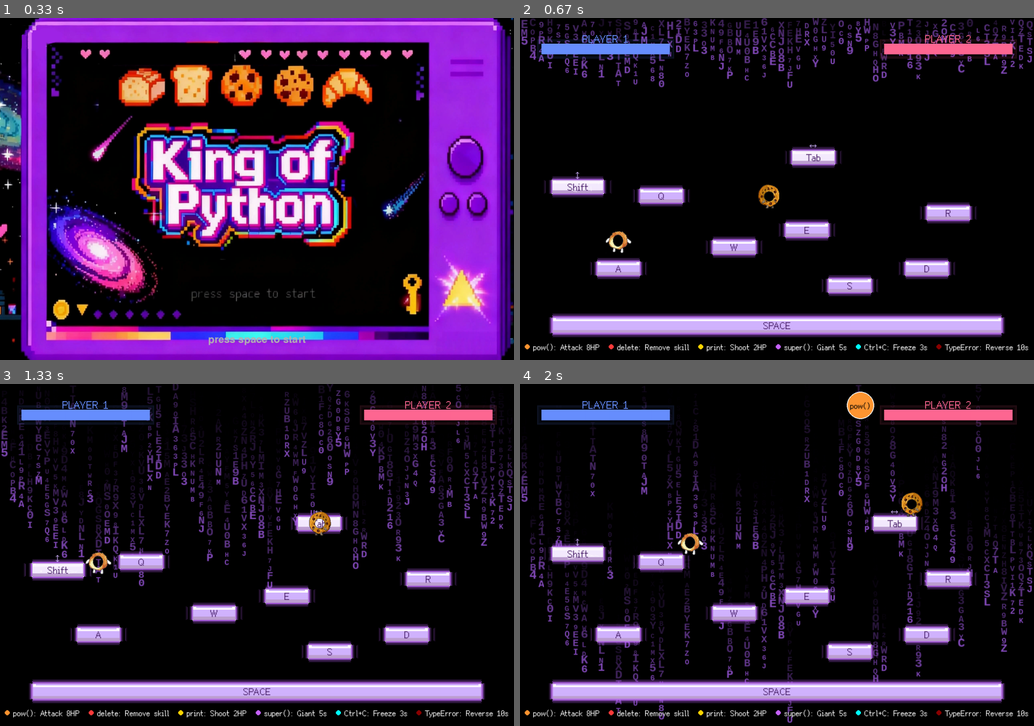
Above: before the commit, frames 1-4 (two rows, left to right).
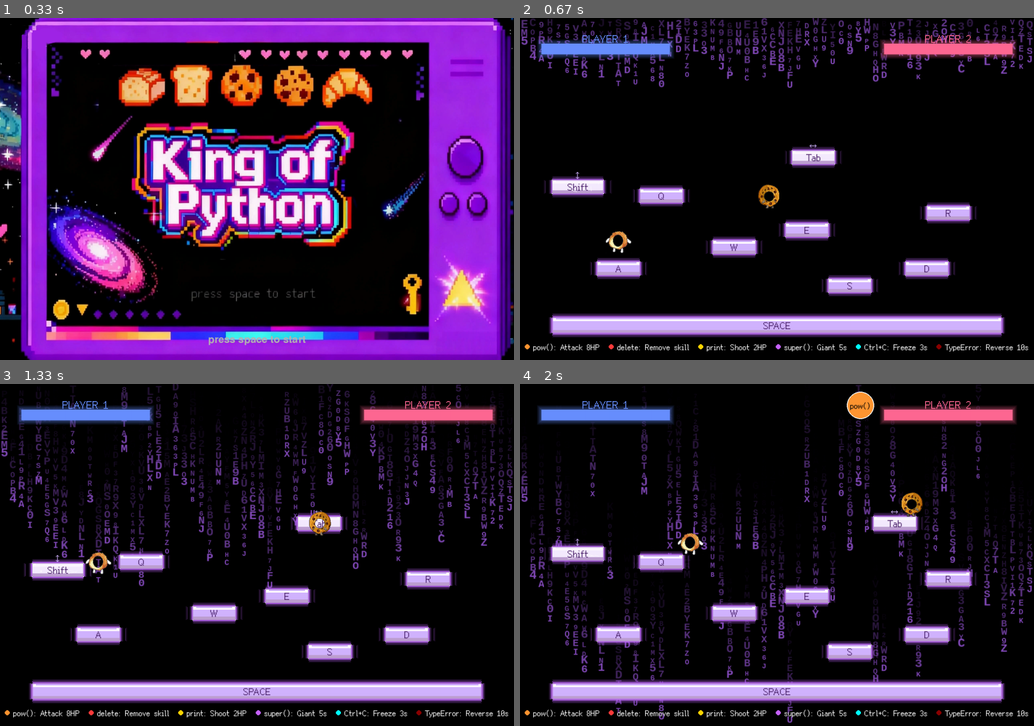
Above: after the commit, the same moments.

Repository: xueyu-coco/King-of-Python
Game: pygame game, started from main.py
Same seed, same stepped clock (60 frames per second), same inputs: the game is played once before the commit and once after it.
Inputs:
- Up to frame 1 (0.33 s): no input
- Up to frame 2 (0.67 s): tap S at 0.33 s
- Up to frame 3 (1.33 s): hold Right 0.67-1.13 s; hold Up from 1.17 s (still down); hold W from 1.17 s (still down)
- Up to frame 4 (2 s): release Up at 1.47 s; release W at 1.47 s; hold Right 1.5-1.97 s; hold D 1.5-1.97 s

Frame 1 is identical in both runs. In frame 2, 0.9% of the frame differs, in the area x 3-97%, y 6-12%; in frame 3, 1.0%; in frame 4, 1.0%.

Commit message:
ui: HP bars - colored border glow (inner->outer)

Diff:
--- a/main.py
+++ b/main.py
@@ -88,23 +88,26 @@
     p1_x = 50
     # 玩家1 color (used for fill, border and glow)
     p1_color = (104, 143, 255)
-    # draw a soft outer glow using a semi-transparent surface
+    # draw a colored outer glow around the HP border using layered outlines
     try:
-        glow = 10
+        glow = 12
         glow_surf = pygame.Surface((hp_bar_width + glow * 2, hp_bar_height + glow * 2), pygame.SRCALPHA)
-        # draw several concentric rectangles with decreasing alpha for a soft glow
-        for i in range(glow, 0, -1):
-            a = int(40 * (i / glow))
+        # draw rings from inner (near border) to outer; alpha decreases outward
+        max_alpha = 120
+        for r in range(0, glow):
+            # r=0 is the inner ring (strongest), larger r are farther out (weaker)
+            a = int(max_alpha * (1 - (r / float(max(1, glow)))))
             clr = (p1_color[0], p1_color[1], p1_color[2], a)
-            rect = (glow - i, glow - i, hp_bar_width + i * 2, hp_bar_height + i * 2)
+            rect = (glow - r, glow - r, hp_bar_width + r * 2, hp_bar_height + r * 2)
             try:
-                # draw only the outline so glow appears on the edge
-                pygame.draw.rect(glow_surf, clr, rect, 1)
+                # inner ring slightly thicker for a crisper edge
+                width = 2 if r == 0 else 1
+                pygame.draw.rect(glow_surf, clr, rect, width)
             except Exception:
                 pass
+        # blit glow behind the HP bar so the border sits on top
         screen.blit(glow_surf, (p1_x - glow, hp_bar_y - glow))
     except Exception:
-        # fallback: ignore glow if surface operations fail
         pass
     pygame.draw.rect(screen, GRAY, (p1_x, hp_bar_y, hp_bar_width, hp_bar_height))
     hp1_width = int((player1.hp / player1.max_hp) * hp_bar_width)
@@ -135,16 +138,18 @@
     p2_x = WIDTH - 50 - hp_bar_width
     # 玩家2 color (used for fill, border and glow)
     p2_color = (255, 104, 147)
-    # draw glow for player2 (right side)
+    # draw a colored outer glow around player2's HP border
     try:
-        glow = 10
+        glow = 12
         glow_surf2 = pygame.Surface((hp_bar_width + glow * 2, hp_bar_height + glow * 2), pygame.SRCALPHA)
-        for i in range(glow, 0, -1):
-            a = int(40 * (i / glow))
+        max_alpha = 120
+        for r in range(0, glow):
+            a = int(max_alpha * (1 - (r / float(max(1, glow)))))
             clr = (p2_color[0], p2_color[1], p2_color[2], a)
-            rect = (glow - i, glow - i, hp_bar_width + i * 2, hp_bar_height + i * 2)
+            rect = (glow - r, glow - r, hp_bar_width + r * 2, hp_bar_height + r * 2)
             try:
-                pygame.draw.rect(glow_surf2, clr, rect, 1)
+                width = 2 if r == 0 else 1
+                pygame.draw.rect(glow_surf2, clr, rect, width)
             except Exception:
                 pass
         screen.blit(glow_surf2, (p2_x - glow, hp_bar_y - glow))
